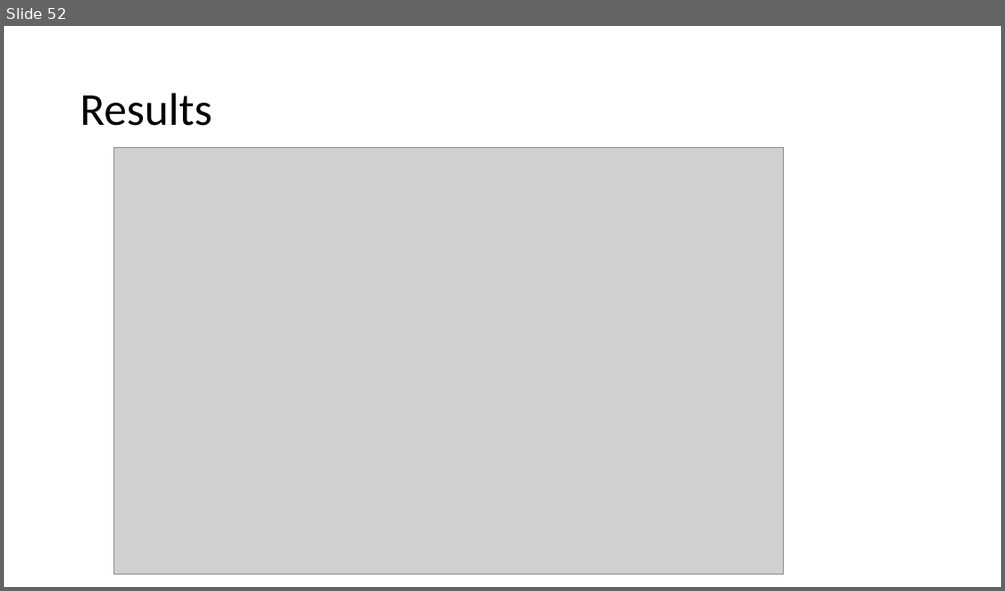
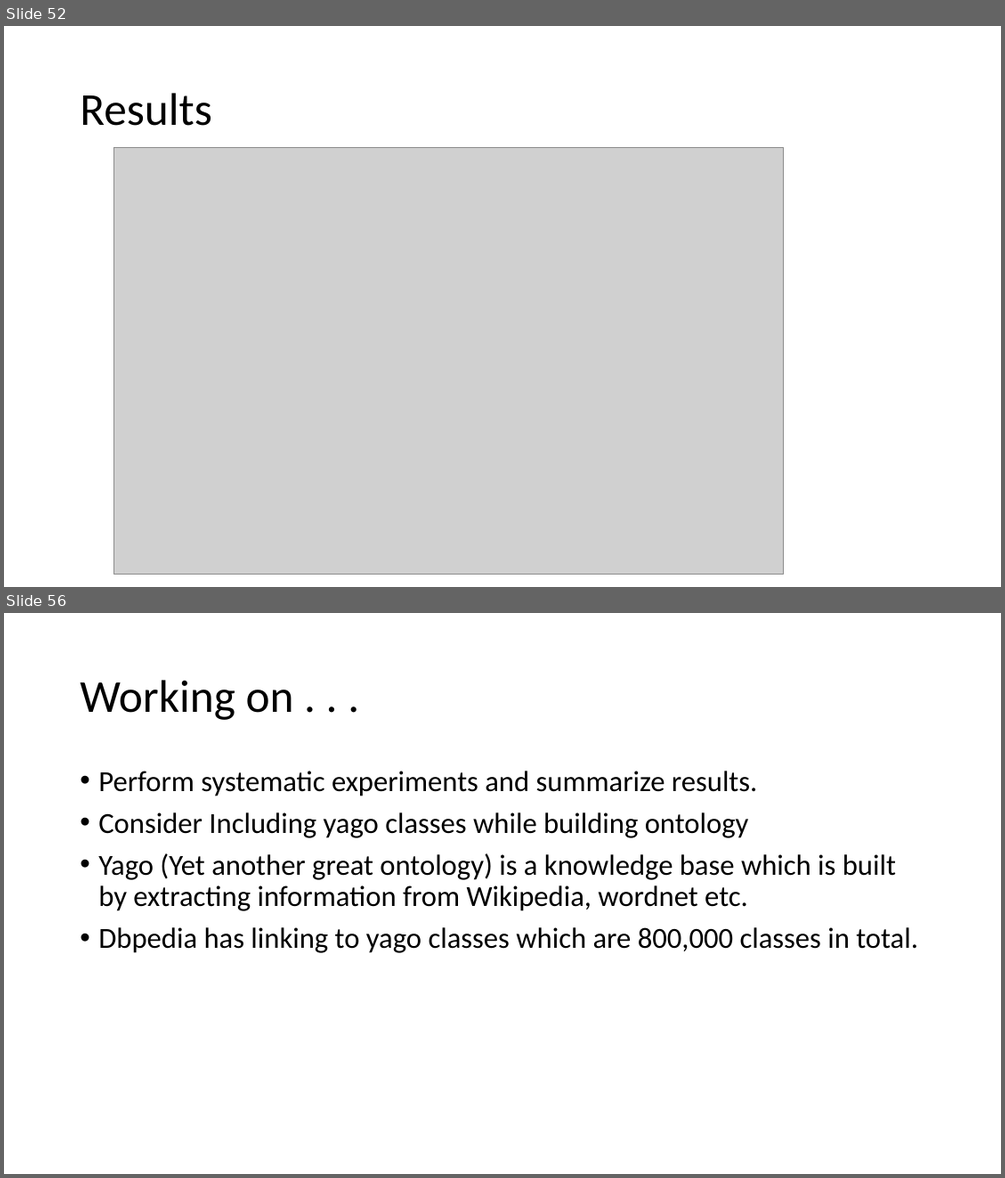
Before and after one commit to yeshbash/CS297, a slide deck: CS297-2.pptx. Shown one above the other, each under a label of ours: slide 52 before the commit, slides 52 and 56 after it; the slides between them are not shown. The pictures are 1005x591 and 1005x1178 pixels, drawn with LibreOffice and Linux fonts; fonts in the diff are those of the drawing; grey boxes stand for pictures. Boxes give left, top, right and bottom in pixels: in the first picture for what was removed or moved away, otherwise in the second. Text is boxed around its words. In the diff, an @@ line names an element or a change of style, - is before the commit and + after.

```diff
--- a/CS297-2.pptx
+++ b/CS297-2.pptx
@@ slide 56 added at bbox=[4, 613, 1001, 1174], background #FFFFFF @@
@@ title added at bbox=[80, 680, 294, 720], 44 pt, text #000000 @@
+Working on . . .
@@ text added at bbox=[98, 771, 918, 953], 28 pt, text #000000 @@
+• Perform systematic experiments and summarize results.
+• Consider Including yago classes while building ontology
+• Yago (Yet another great ontology) is a knowledge base which is built by extracting information from Wikipedia, wordnet etc.
+• Dbpedia has linking to yago classes which are 800,000 classes in total.
```
Also in this commit, not shown: 7 other slides added, 8 other files.
